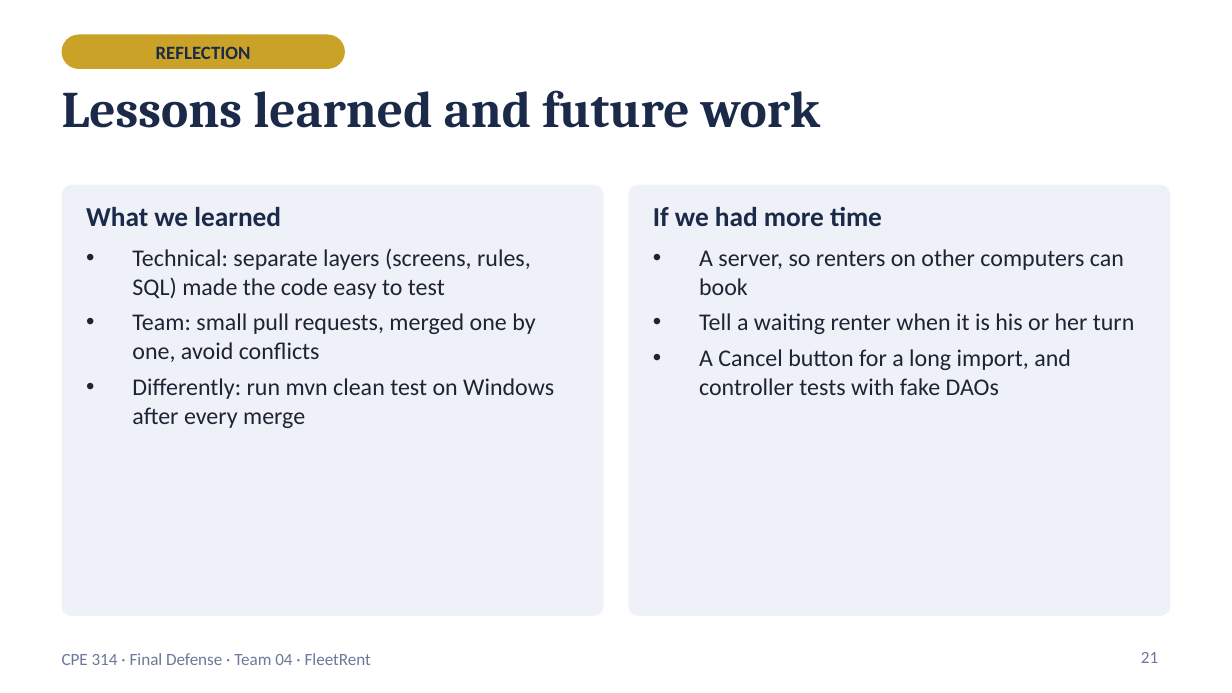
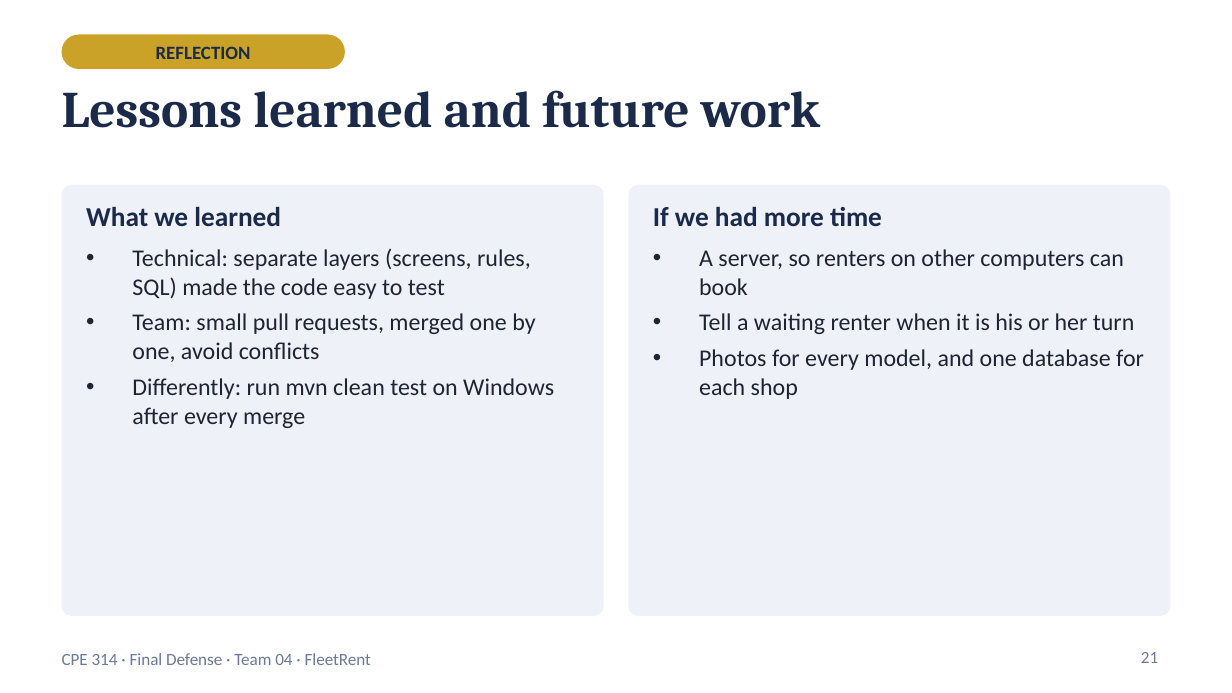
Before and after one commit to ColoscosBrent/cpe314-69323-capstone-team-04, a slide deck: slide 21 of docs/FleetRent_Final_Defense.pptx. Drawn at 1232x693 pixels with LibreOffice and Linux fonts; fonts in the diff are those of the drawing. Boxes give left, top, right and bottom in pixels: in the first picture for what was removed or moved away, otherwise in the second. Text is boxed around its words. In the diff, an @@ line names an element or a change of style, - is before the commit and + after.

```diff
--- a/docs/FleetRent_Final_Defense.pptx
+++ b/docs/FleetRent_Final_Defense.pptx
@@ text at [699, 349, 1144, 399]: text changed @@
-• A Cancel button for a long import, and controller tests with fake DAOs
+• Photos for every model, and one database for each shop
```
Also in this commit, not shown: 15 other slides changed, 1 slide added.
